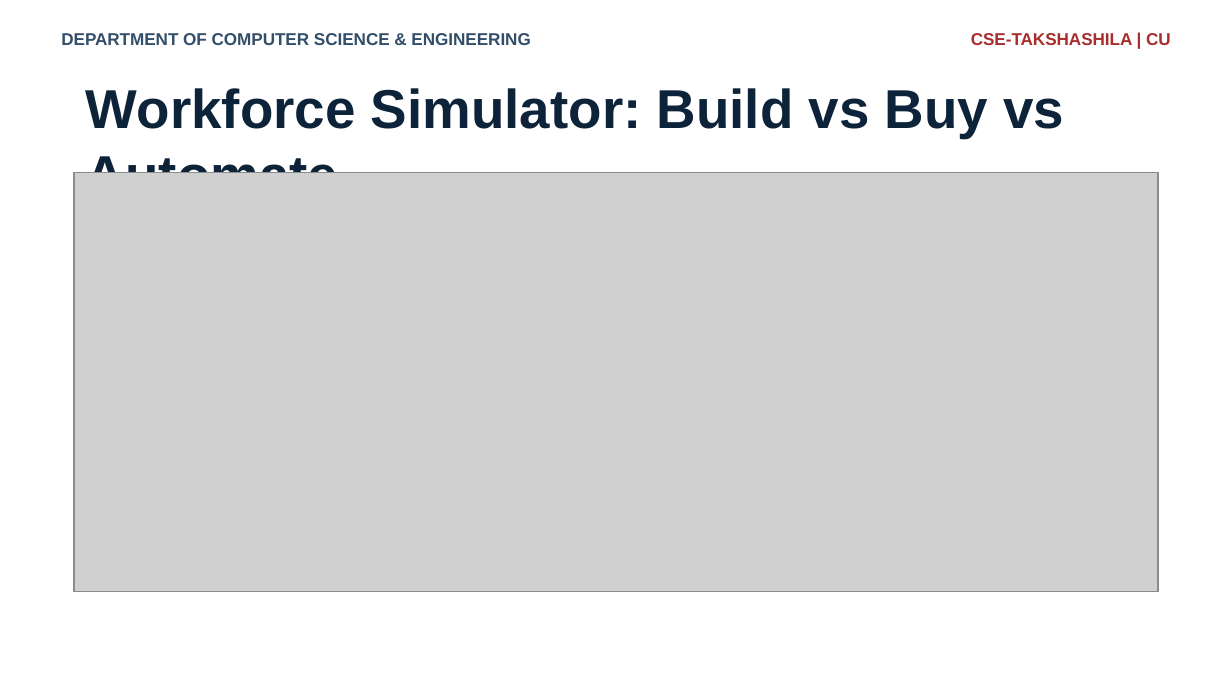
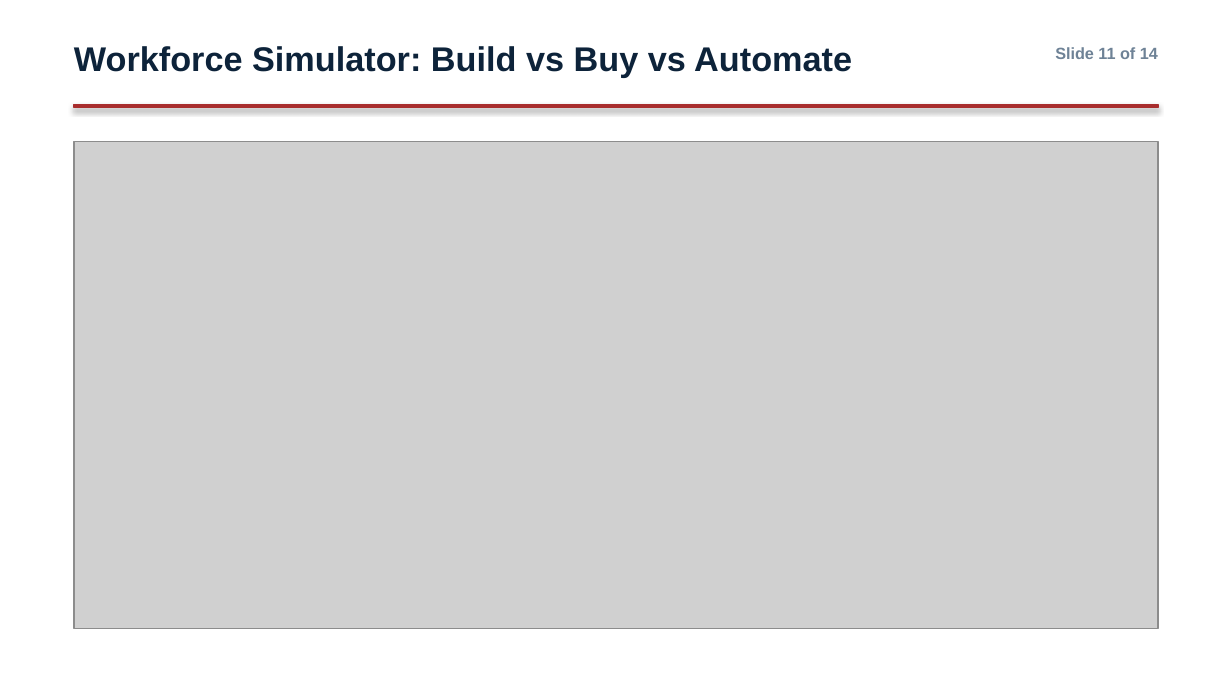
Before and after one commit to chitreyAbhinav/workforce-intelligence, a slide deck: slide 11 of reports/internship_submission/Industrial_Training_Presentation.pptx. Drawn at 1232x693 pixels with LibreOffice and Linux fonts; fonts in the diff are those of the drawing; grey boxes stand for pictures; background and template pictures are left out. Boxes give left, top, right and bottom in pixels: in the first picture for what was removed or moved away, otherwise in the second. Text is boxed around its words. In the diff, an @@ line names an element or a change of style, - is before the commit and + after.

```diff
--- a/reports/internship_submission/Industrial_Training_Presentation.pptx
+++ b/reports/internship_submission/Industrial_Training_Presentation.pptx
@@ text "Workforce Simulator: Build vs Buy ...": place and size @@
-text "Workforce Simulator: Build vs Buy ..." at box(86, 88, 1064, 173)
+text "Workforce Simulator: Build vs Buy ..." at box(74, 46, 852, 77)
@@ text "Workforce Simulator: Build vs Buy ..." at box(74, 46, 852, 77): size 32 to 20 pt @@
@@ text removed at box(971, 33, 1171, 45) @@
-CSE-TAKSHASHILA | CU
@@ text at box(1055, 47, 1158, 59): text changed; size 10 to 9.5 pt; text colour #334E68 to #6E8296 @@
-DEPARTMENT OF COMPUTER SCIENCE & ENGINEERING
+Slide 11 of 14
@@ rectangle added at box(74, 105, 1158, 108), fill #A82D2D, outline #A82D2D 0.75 pt @@
@@ picture: place and size @@
-picture at box(74, 172, 1158, 591)
+picture at box(74, 142, 1158, 628)
```
Also in this commit, not shown: 12 other slides changed, 1 slide added, 1 slide removed, 38 other files.
